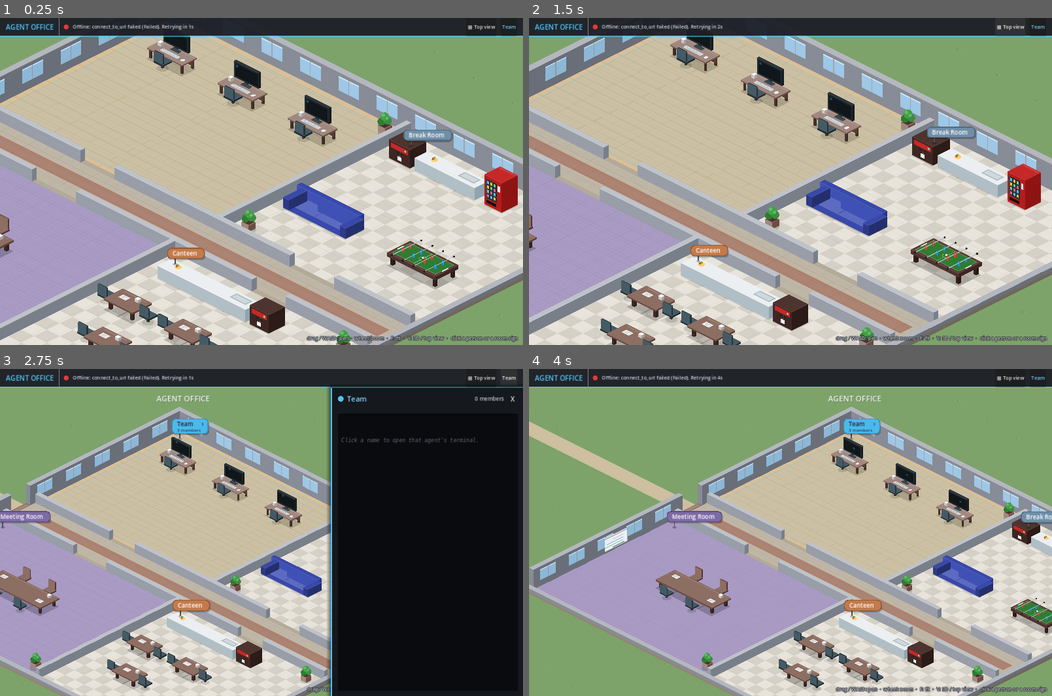
Above: before the commit, frames 1-4 (two rows, left to right).
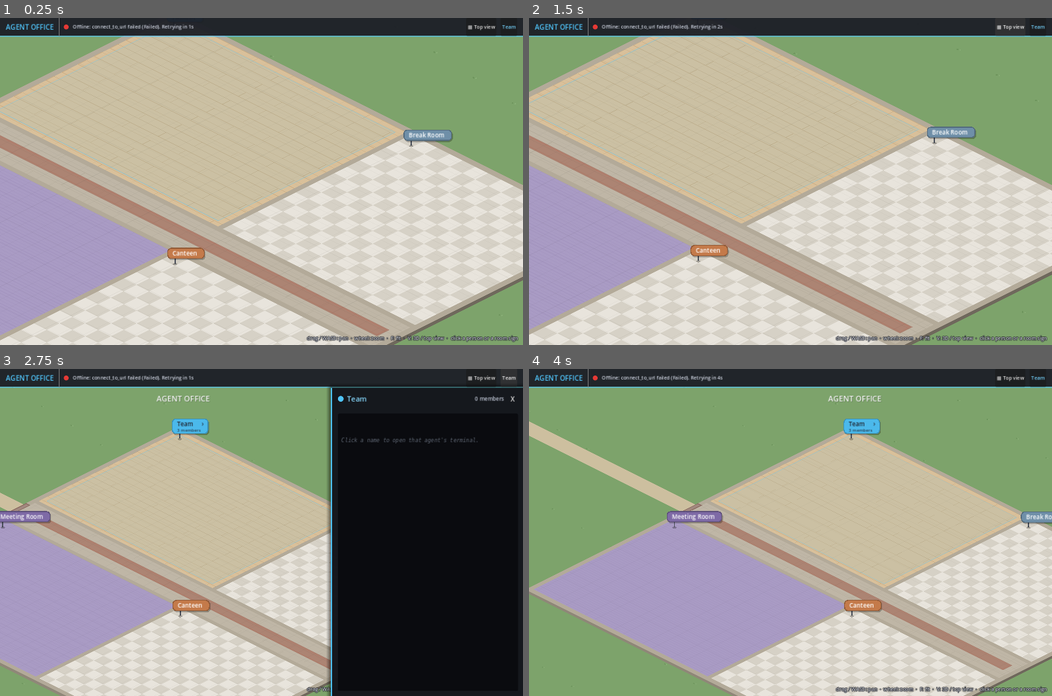
Above: after the commit, the same moments.

Repository: pvella/agentic-corporation
Game: Godot game, scene res://Main.tscn
Two runs of this game, one before a commit and one after it. Both use one fixed random seed, a clock stepped at 60 frames per second and the inputs below.
Inputs (mouse positions are in pixels of both pictures, inside the frame that each line leads up to):
- Up to frame 1 (0.25 s): no input
- Up to frame 2 (1.5 s): click "▦ Top view" at 0.5 s; click "◇ 3D view" at 1.25 s
- Up to frame 3 (2.75 s): click "Team" at 2 s
- Up to frame 4 (4 s): click "X" at 2.75 s; tap A at 3.5 s; drag from (717, 424) to (842, 460) at 3.52 s

The runs differ from the first frame. In frame 1, 28% of the frame differs, in the area x 0-100%, y 5-100%; in frame 2, 27%; in frame 3, 15%; in frame 4, 20%.
Error after the commit: Parse Error: Cannot infer the type of "c" variable because the value doesn't have a set type. (res://Prop.gd:862)

Commit message:
feat: quiet Claude replies for every agent + canteen restyle
Bind all roster agents to claude -p with short role system prompts and
per-agent .office_claude sessions. Terminal shows you> then … then the
reply only (ACK/inbox chatter stays in the harness log). Restyle the
canteen with a sneeze-guard counter, food trays, drinks fridge, menu
board, microwave, bin, place-set tables, and a plate when agents eat.

Diff:
--- a/Agent.gd
+++ b/Agent.gd
@@ -308,6 +308,15 @@
 
 func is_seated_at_desk() -> bool:
 	return current_waypoint == desk and _seat == "desk" and _sit > 0.6 and is_at_destination()
+
+
+## True while the agent is sat at a canteen seat eating (harness text "Eating …").
+func is_eating() -> bool:
+	if _seat != "chair" or _sit < 0.5 or not is_at_destination():
+		return false
+	if current_waypoint.begins_with("Canteen_Seat"):
+		return true
+	return last_text.to_lower().begins_with("eating")
 
 
 func is_away_from_desk() -> bool:
@@ -642,6 +651,8 @@
 		var sw := sin(_walk_phase) * 3.5 * _walk_amount
 		_arm(L, Vector2(-13.5, sh + 7 - sw * 0.5), Vector2(-13 - absf(side) * 1.0, sh + 14 - sw))
 		_arm(R, Vector2(13.5, sh + 7 + sw * 0.5), Vector2(13 + absf(side) * 1.0, sh + 14 + sw))
+	if is_eating():
+		_draw_food_plate(false)
 	_xf_origin = Vector2.ZERO
 
 
@@ -895,7 +906,39 @@
 		var sw := sin(_walk_phase) * 3.5 * _walk_amount
 		_arm(Vector2(-11, sh), Vector2(-13.5, sh + 7 + sw * 0.5), Vector2(-13, sh + 14 + sw))
 		_arm(Vector2(11, sh), Vector2(13.5, sh + 7 - sw * 0.5), Vector2(13, sh + 14 - sw))
+	if is_eating():
+		_draw_food_plate(true)
 	_xf_origin = Vector2.ZERO
+
+
+## Plate of food in front of a diner at the canteen.
+func _draw_food_plate(from_back: bool) -> void:
+	var food_cols := [Color("#ef6c00"), Color("#66bb6a"), Color("#8d6e63"), Color("#ff7043"), Color("#42a5f5"), Color("#fdd835")]
+	var idx := abs(hash(agent_id + last_text)) % food_cols.size()
+	var col: Color = food_cols[idx]
+	# Offset toward the table based on facing.
+	var off := Vector2(0, 10)
+	match _pose_facing:
+		"right":
+			off = Vector2(14, 6)
+		"left":
+			off = Vector2(-14, 6)
+		"up":
+			off = Vector2(0, -8) if from_back else Vector2(0, 10)
+		"down":
+			off = Vector2(0, 10)
+	# Tray
+	_c.draw_rect(Rect2(off.x - 9, off.y - 5, 18, 12), Color("#eceff1"))
+	_c.draw_rect(Rect2(off.x - 9, off.y - 5, 18, 12), Color("#b0bec5"), false, 1.0)
+	# Plate
+	_oval(off + Vector2(-1, 0), 6.5, 4.2, Color("#fafafa"))
+	_oval(off + Vector2(-1, 0), 4.2, 2.8, col)
+	# Garnish
+	_c.draw_circle(off + Vector2(-3, -1), 1.4, Color(1, 1, 1, 0.7))
+	_c.draw_circle(off + Vector2(2, 1), 1.2, col.darkened(0.25))
+	# Cup
+	_c.draw_rect(Rect2(off.x + 5, off.y - 4, 4, 6), Color("#fff8e1"))
+	_c.draw_rect(Rect2(off.x + 5, off.y - 4, 4, 6), Color("#bcaaa4"), false, 1.0)
 
 
 func _draw_phone(p: Vector2, _back: bool) -> void:
--- a/Main.gd
+++ b/Main.gd
@@ -606,11 +606,8 @@
 		"COLLABORATE":
 			_apply_collaborate(msg)
 		"ACK":
-			if drawer.agent and drawer.agent.agent_id == str(msg.get("agent_id", "")):
-				if msg.get("inbox", false):
-					drawer.append_system("in %s's inbox (%d unread)" % [drawer.agent.display_name, int(msg.get("unread", 0))], "#e5c07b")
-				else:
-					drawer.append_system("prompt accepted by harness (queue: %d)" % int(msg.get("queued", 0)), "#56b6c2")
+			# Quiet: terminal already shows you> … then the reply. Keep ACK off the drawer.
+			pass
 		"AGENT_HIRE":
 			_play_hire(msg)
 		"AGENT_FIRE":
--- a/Office.gd
+++ b/Office.gd
@@ -333,21 +333,27 @@
 	areas.append({"kind": "canteen", "rect": r, "theme": "tile", "name": cell.name})
 	signs.append({"room_id": "", "name": str(cell.name), "rect": _sign_rect(r, str(cell.name)), "color": Color("#c47a4a"), "clickable": false})
 	var p := r.position
-	# Kitchen / service counter along the back wall.
-	_prop("counter", Rect2(p.x + 40, p.y + 48, 220, 36))
-	_prop("coffee", Rect2(p.x + 270, p.y + 44, 48, 40))
-	_wp("Canteen_Counter", Vector2(p.x + 150, p.y + 110), "up")
-	# Dining tables with chairs (seats face the table).
+	# Serving counter with sneeze guard + trays of food along the back wall.
+	_prop("counter", Rect2(p.x + 28, p.y + 42, 200, 40), {"set": "canteen"})
+	# Menu board on the wall above / beside the counter.
+	_prop("menu", Rect2(p.x + 40, p.y + 10, 72, 28), {"sort_y": p.y + 20.0})
+	# Drinks fridge, coffee machine, microwave.
+	_prop("fridge", Rect2(p.x + 240, p.y + 36, 40, 52))
+	_prop("coffee", Rect2(p.x + 290, p.y + 44, 48, 40))
+	_prop("microwave", Rect2(p.x + 348, p.y + 52, 36, 28))
+	# Bin near the exit.
+	_prop("bin", Rect2(r.end.x - 40, r.end.y - 56, 22, 22))
+	_wp("Canteen_Counter", Vector2(p.x + 130, p.y + 108), "up")
+	# Long dining tables with chairs and place settings.
 	var tables := [
-		Vector2(p.x + 50, p.y + 180),
-		Vector2(p.x + 200, p.y + 180),
-		Vector2(p.x + 120, p.y + 300),
+		Vector2(p.x + 36, p.y + 170),
+		Vector2(p.x + 200, p.y + 170),
+		Vector2(p.x + 100, p.y + 290),
 	]
 	var seat_i := 1
 	for tpos in tables:
-		var table := Rect2(tpos.x, tpos.y, 72, 48)
-		_prop("table", table)
-		# Two seats per table.
+		var table := Rect2(tpos.x, tpos.y, 96, 52)
+		_prop("table", table, {"set": "canteen"})
 		_wp("Canteen_Seat_%d" % seat_i, Vector2(table.position.x - 18, table.get_center().y), "right", "chair")
 		seat_i += 1
 		_wp("Canteen_Seat_%d" % seat_i, Vector2(table.end.x + 18, table.get_center().y), "left", "chair")
--- a/Prop.gd
+++ b/Prop.gd
@@ -38,7 +38,7 @@
 		position = Iso.to_screen(iso_anchor())
 	else:
 		position = Vector2(rect.position.x, float(d.get("sort_y", rect.end.y))) * Iso.SCALE
-	set_process(kind in ["desk", "foosball", "servers", "coffee", "water", "plant", "vending"])
+	set_process(kind in ["desk", "foosball", "servers", "coffee", "water", "plant", "vending", "fridge", "microwave"])
 
 
 ## World point whose depth (x + y) orders this prop against people.
@@ -83,6 +83,10 @@
 		"bench": _draw_bench()
 		"servers": _draw_servers()
 		"vending": _draw_vending()
+		"fridge": _draw_fridge()
+		"menu": _draw_menu()
+		"microwave": _draw_microwave()
+		"bin": _draw_bin()
 
 
 func _rr(r: Rect2, radius: float, c: Color) -> void:
@@ -443,6 +447,10 @@
 		"servers": _iso_servers()
 		"wall": _iso_wall()
 		"whiteboard": _iso_whiteboard()
+		"fridge": _iso_fridge()
+		"menu": _iso_menu()
+		"microwave": _iso_microwave()
+		"bin": _iso_bin()
 		_: _box(rect, 0, 20, Color("#90a4ae"))
 
 
@@ -526,24 +534,62 @@
 func _iso_counter() -> void:
 	var r := rect
 	var h := 30.0
+	var canteen := str(data.get("set", "")) == "canteen"
 	_floor_shadow(r, 0.12)
-	_box(r, 0, h, Color("#eceff1"), Color("#b0bec5"), Color("#90a4ae"))
+	_box(r, 0, h, Color("#eceff1") if canteen else Color("#eceff1"), Color("#b0bec5"), Color("#90a4ae"))
+	# Stainless front strip for a serving counter.
+	if canteen:
+		_plane_south(r.end.y, h)
+		draw_rect(Rect2(r.position.x + 2, 4, r.size.x - 4, 6), Color("#cfd8dc"))
+		_plane_reset()
 	_plane_top(h)
-	var sink := Rect2(r.end.x - 52, r.position.y + 6, 40, 18)
-	if _in_clip(sink.get_center()):
-		draw_rect(sink, Color("#b0bec5"))
-		draw_rect(sink.grow(-3), Color("#cfd8dc"))
-	_plane_reset()
-	var bowl := Vector2(r.position.x + 30, r.position.y + 14)
-	if _in_clip(bowl):
-		var bp := _p(bowl, h)
-		draw_set_transform(bp, 0, Vector2(1, 0.55) * Iso.SCALE)
-		draw_circle(Vector2.ZERO, 9.0, Color("#ffcc80"))
-		_bb(bp)
-		draw_circle(Vector2(-3, -3), 3.2, Color("#e53935"))
-		draw_circle(Vector2(3, -2), 3.2, Color("#fdd835"))
-		draw_circle(Vector2(0, -5), 3.0, Color("#7cb342"))
+	if canteen:
+		# Trays of food along the counter: pizza, salad, burgers, fruit bowls.
+		var foods := [
+			{"c": Color("#ef6c00"), "label": "pizza"},
+			{"c": Color("#66bb6a"), "label": "salad"},
+			{"c": Color("#8d6e63"), "label": "burgers"},
+			{"c": Color("#ff7043"), "label": "fruit"},
+		]
+		var n := foods.size()
+		for i in n:
+			var fx := r.position.x + 18.0 + i * ((r.size.x - 36.0) / maxf(n - 1, 1))
+			var tray := Rect2(fx - 14, r.position.y + 6, 28, 20)
+			if not _in_clip(tray.get_center()):
+				continue
+			draw_rect(tray, Color("#eceff1"))
+			draw_rect(tray.grow(-2), foods[i].c)
+			# Garnish dots.
+			draw_circle(tray.get_center() + Vector2(-4, -2), 2.2, Color(1, 1, 1, 0.55))
+			draw_circle(tray.get_center() + Vector2(4, 1), 2.0, Color(0, 0, 0, 0.18))
 		_plane_reset()
+		# Sneeze guard (glass panel rising from the counter front).
+		var guard_h := 28.0
+		_plane_south(r.end.y - 2.0, h + guard_h)
+		var glass := Rect2(r.position.x + 6, 2, r.size.x - 12, guard_h - 4)
+		draw_rect(glass, Color(0.75, 0.9, 1.0, 0.28))
+		draw_rect(glass, Color(1, 1, 1, 0.45), false, 1.0)
+		draw_line(Vector2(glass.position.x + 4, glass.position.y + 3), Vector2(glass.position.x + 18, glass.position.y + 3), Color(1, 1, 1, 0.35), 1.0)
+		_plane_reset()
+		# Metal posts holding the guard.
+		for px in [r.position.x + 10.0, r.end.x - 10.0]:
+			draw_line(_p(Vector2(px, r.end.y - 2), h), _p(Vector2(px, r.end.y - 2), h + guard_h), Color("#90a4ae"), 2.0)
+	else:
+		var sink := Rect2(r.end.x - 52, r.position.y + 6, 40, 18)
+		if _in_clip(sink.get_center()):
+			draw_rect(sink, Color("#b0bec5"))
+			draw_rect(sink.grow(-3), Color("#cfd8dc"))
+		_plane_reset()
+		var bowl := Vector2(r.position.x + 30, r.position.y + 14)
+		if _in_clip(bowl):
+			var bp := _p(bowl, h)
+			draw_set_transform(bp, 0, Vector2(1, 0.55) * Iso.SCALE)
+			draw_circle(Vector2.ZERO, 9.0, Color("#ffcc80"))
+			_bb(bp)
+			draw_circle(Vector2(-3, -3), 3.2, Color("#e53935"))
+			draw_circle(Vector2(3, -2), 3.2, Color("#fdd835"))
+			draw_circle(Vector2(0, -5), 3.0, Color("#7cb342"))
+			_plane_reset()
 
 
 func _iso_water() -> void:
@@ -649,23 +695,43 @@
 func _iso_table() -> void:
 	var r := rect
 	var h := 26.0
+	var canteen := str(data.get("set", "")) == "canteen"
 	_floor_shadow(r, 0.2)
 	_legs(r, h - 5, Color("#4e342e"), 6.0, 6.0)
-	_box(r, h - 5, 5, Color("#8d6e63"), Color("#6d4c41"), Color("#5d4037"))
+	_box(r, h - 5, 5, Color("#a1887f") if canteen else Color("#8d6e63"), Color("#6d4c41"), Color("#5d4037"))
 	_plane_top(h)
 	draw_rect(Rect2(r.position.x + 8, r.position.y + 4, r.size.x - 16, 2).intersection(clip), Color(1, 1, 1, 0.15))
-	var n := int(r.size.x / 70.0)
-	for i in n:
-		var px := r.position.x + 24 + i * (r.size.x - 48) / maxf(n - 1, 1)
-		var paper := Rect2(px - 9, r.position.y + 14 + (i % 2) * 22, 18, 13)
-		if _in_clip(paper.get_center()):
-			draw_rect(paper, Color(1, 1, 1, 0.85))
-			draw_line(paper.position + Vector2(3, 4), paper.position + Vector2(14, 4), Color("#90a4ae"), 1.0)
-			draw_line(paper.position + Vector2(3, 8), paper.position + Vector2(11, 8), Color("#90a4ae"), 1.0)
-	_plane_reset()
-	var mug := Vector2(r.end.x - 20, r.position.y + 14)
-	if _in_clip(mug):
-		_box(Rect2(mug - Vector2(4, 4), Vector2(8, 8)), h, 8, Color("#fafafa"))
+	if canteen:
+		# Place settings / trays of food on the dining tables.
+		var foods := [Color("#ef6c00"), Color("#66bb6a"), Color("#8d6e63"), Color("#ff7043"), Color("#42a5f5")]
+		var slots := maxi(2, int(r.size.x / 40.0))
+		for i in slots:
+			var px := r.position.x + 18.0 + i * ((r.size.x - 36.0) / maxf(slots - 1, 1))
+			var py := r.position.y + (14.0 if i % 2 == 0 else 28.0)
+			if not _in_clip(Vector2(px, py)):
+				continue
+			# Tray
+			draw_rect(Rect2(px - 10, py - 7, 20, 14), Color("#eceff1"))
+			# Plate
+			draw_circle(Vector2(px - 2, py), 5.5, Color("#fafafa"))
+			draw_circle(Vector2(px - 2, py), 3.5, foods[i % foods.size()])
+			# Cup
+			draw_rect(Rect2(px + 5, py - 3, 4, 5), Color("#fff8e1"))
+	else:
+		var n := int(r.size.x / 70.0)
+		for i in n:
+			var px := r.position.x + 24 + i * (r.size.x - 48) / maxf(n - 1, 1)
+			var paper := Rect2(px - 9, r.position.y + 14 + (i % 2) * 22, 18, 13)
+			if _in_clip(paper.get_center()):
+				draw_rect(paper, Color(1, 1, 1, 0.85))
+				draw_line(paper.position + Vector2(3, 4), paper.position + Vector2(14, 4), Color("#90a4ae"), 1.0)
+				draw_line(paper.position + Vector2(3, 8), paper.position + Vector2(11, 8), Color("#90a4ae"), 1.0)
+		_plane_reset()
+		var mug := Vector2(r.end.x - 20, r.position.y + 14)
+		if _in_clip(mug):
+			_box(Rect2(mug - Vector2(4, 4), Vector2(8, 8)), h, 8, Color("#fafafa"))
+			return
+	_plane_reset()
 
 
 func _iso_plant() -> void:
@@ -781,3 +847,109 @@
 	draw_rect(Rect2(r.position.y + 80, 8, 26, 20), Color("#ffe082"))
 	draw_rect(Rect2(r.position.y + 10, h - 5, 40, 3), Color("#78909c"))
 	_plane_reset()
+
+
+# ---- canteen extras -----------------------------------------------------------
+func _draw_fridge() -> void:
+	var r := rect
+	_shadow(r)
+	_rr(r, 4, Color("#37474f"))
+	_rr(Rect2(r.position + Vector2(3, 4), r.size - Vector2(6, 10)), 3, Color("#263238"))
+	# Coloured cans / bottles behind glass.
+	var cols := [Color("#e53935"), Color("#1e88e5"), Color("#43a047"), Color("#fdd835"), Color("#8e24aa")]
+	for row in 3:
+		for i in 3:
+			var c := cols[(row + i) % cols.size()]
+			draw_rect(Rect2(r.position.x + 6 + i * 10, r.position.y + 8 + row * 12, 7, 9), c)
+	draw_rect(Rect2(r.position.x + 4, r.end.y - 8, r.size.x - 8, 4), Color("#546e7a"))
+	draw_circle(Vector2(r.end.x - 8, r.position.y + 8), 2.0, Color("#69f0ae") if fmod(_t, 2.0) < 1.5 else Color("#1b5e20"))
+
+
+func _draw_menu() -> void:
+	var r := rect
+	_rr(r, 3, Color("#5d4037"))
+	_rr(r.grow(-3), 2, Color("#fff8e1"))
+	for i in 4:
+		draw_line(r.position + Vector2(6, 7 + i * 5), r.position + Vector2(r.size.x - 8, 7 + i * 5), Color("#8d6e63"), 1.2)
+	draw_rect(Rect2(r.position.x + 4, r.position.y + 2, r.size.x - 8, 4), Color("#ef6c00"))
+
+
+func _draw_microwave() -> void:
+	var r := rect
+	_shadow(r)
+	_rr(r, 3, Color("#546e7a"))
+	_rr(Rect2(r.position + Vector2(3, 4), Vector2(r.size.x * 0.62, r.size.y - 10)), 2, Color("#212121"))
+	draw_rect(Rect2(r.end.x - 12, r.position.y + 6, 6, 8), Color("#90a4ae"))
+	draw_circle(Vector2(r.end.x - 9, r.end.y - 8), 2.0, Color("#ffca28") if fmod(_t, 1.6) < 0.8 else Color("#795548"))
+
+
+func _draw_bin() -> void:
+	var r := rect
+	_shadow(r, 0.12)
+	_rr(r, 3, Color("#455a64"))
+	draw_rect(Rect2(r.position.x + 2, r.position.y - 3, r.size.x - 4, 5), Color("#37474f"))
+	draw_rect(Rect2(r.position.x + 5, r.position.y + 4, r.size.x - 10, 3), Color("#607d8b"))
+
+
+func _iso_fridge() -> void:
+	var r := rect
+	var h := 64.0
+	_floor_shadow(r)
+	_box(r, 0, h, Color("#455a64"), Color("#37474f"), Color("#263238"))
+	_plane_south(r.end.y, h)
+	var glass := Rect2(r.position.x + 4, 6, r.size.x - 10, h - 18)
+	draw_rect(glass, Color("#1c2a33"))
+	var cols := [Color("#e53935"), Color("#1e88e5"), Color("#43a047"), Color("#fdd835"), Color("#8e24aa"), Color("#26c6da")]
+	for row in 4:
+		for i in 2:
+			draw_rect(Rect2(glass.position.x + 4 + i * 12, glass.position.y + 4 + row * 11, 8, 8), cols[(row * 2 + i) % cols.size()])
+		draw_line(Vector2(glass.position.x, glass.position.y + 13 + row * 11), Vector2(glass.end.x, glass.position.y + 13 + row * 11), Color(1, 1, 1, 0.2), 1.0)
+	draw_rect(Rect2(glass.position.x, glass.position.y, 3, glass.size.y), Color(1, 1, 1, 0.15))
+	draw_circle(Vector2(r.end.x - 8, 10), 2.2, Color("#69f0ae") if fmod(_t, 2.0) < 1.5 else Color("#1b5e20"))
+	_plane_reset()
+	_plane_top(h)
+	draw_rect(Rect2(r.position.x + 2, r.position.y + 2, r.size.x - 4, 4), Color(1, 1, 1, 0.12))
+	_plane_reset()
+
+
+func _iso_menu() -> void:
+	var r := rect
+	var h := 40.0
+	# Wall-mounted board: thin box raised off the floor.
+	_box(r, 18, h - 10, Color("#5d4037"), Color("#4e342e"), Color("#3e2723"))
+	_plane_south(r.end.y, 18 + h - 10)
+	var board := Rect2(r.position.x + 3, 4, r.size.x - 6, h - 18)
+	draw_rect(board, Color("#fff8e1"))
+	draw_rect(Rect2(board.position.x, board.position.y, board.size.x, 5), Color("#ef6c00"))
+	for i in 4:
+		draw_line(Vector2(board.position.x + 4, board.position.y + 10 + i * 5), Vector2(board.end.x - 4, board.position.y + 10 + i * 5), Color("#8d6e63"), 1.2)
+	# Price dots
+	for i in 4:
+		draw_circle(Vector2(board.end.x - 7, board.position.y + 10 + i * 5), 1.4, Color("#43a047"))
+	_plane_reset()
+
+
+func _iso_microwave() -> void:
+	var r := rect
+	var h := 28.0
+	_floor_shadow(r, 0.1)
+	_box(r, 8, h, Color("#607d8b"), Color("#546e7a"), Color("#455a64"))
+	_plane_south(r.end.y, 8 + h)
+	var window := Rect2(r.position.x + 4, 6, r.size.x * 0.58, h - 12)
+	draw_rect(window, Color("#212121"))
+	draw_rect(window.grow(-2), Color("#37474f", 0.6))
+	draw_rect(Rect2(r.end.x - 12, 8, 6, 8), Color("#cfd8dc"))
+	draw_circle(Vector2(r.end.x - 9, h - 6), 2.0, Color("#ffca28") if fmod(_t, 1.6) < 0.8 else Color("#795548"))
+	_plane_reset()
+
+
+func _iso_bin() -> void:
+	var r := rect
+	var h := 22.0
+	_floor_shadow(r, 0.12)
+	_box(r, 0, h, Color("#546e7a"), Color("#455a64"), Color("#37474f"))
+	_plane_top(h)
+	draw_rect(Rect2(r.position.x + 2, r.position.y + 2, r.size.x - 4, 4), Color("#263238"))
+	# Lid flap
+	draw_rect(Rect2(r.position.x + 4, r.position.y + 3, r.size.x - 8, 2), Color("#78909c"))
+	_plane_reset()
--- a/agent_cmds.example.json
+++ b/agent_cmds.example.json
@@ -1,7 +1,113 @@
 {
-  "_comment": "Copy to agent_cmds.json (gitignored). Bind office sprites to real CLI runners for --mode live|cli. run-mac.command loads agent_cmds.json automatically when present. Unbound agents still queue prompts to the MCP inbox.",
+  "_comment": "Copy to agent_cmds.json (gitignored). Every office sprite is bound to `claude -p` with a short role system prompt. run-mac.command loads agent_cmds.json automatically. Per-agent Claude sessions live under .office_claude/<agent_id>/.",
   "chief_of_staff": {
     "cmd": "claude -p --output-format text {prompt}",
-    "cwd": "."
+    "cwd": ".",
+    "system": "You are Chief of Staff \u2014 coordinate the office, prioritise work, and give crisp executive answers. in the Agentic Corporation office simulation. Reply in character, briefly (2\u20136 sentences unless asked for more). No tool-use narration, no markdown fences unless needed for code."
+  },
+  "ea": {
+    "cmd": "claude -p --output-format text {prompt}",
+    "cwd": ".",
+    "system": "You are Executive Assistant \u2014 schedule, summarise, and keep the Chief of Staff organised. in the Agentic Corporation office simulation. Reply in character, briefly (2\u20136 sentences unless asked for more). No tool-use narration, no markdown fences unless needed for code."
+  },
+  "android_dev": {
+    "cmd": "claude -p --output-format text {prompt}",
+    "cwd": ".",
+    "system": "You are Android Engineer \u2014 Kotlin/Android app work; short technical answers. in the Agentic Corporation office simulation. Reply in character, briefly (2\u20136 sentences unless asked for more). No tool-use narration, no markdown fences unless needed for code."
+  },
+  "ios_dev": {
+    "cmd": "claude -p --output-format text {prompt}",
+    "cwd": ".",
+    "system": "You are iOS Engineer \u2014 Swift/iOS app work; short technical answers. in the Agentic Corporation office simulation. Reply in character, briefly (2\u20136 sentences unless asked for more). No tool-use narration, no markdown fences unless needed for code."
+  },
+  "systems_architect": {
+    "cmd": "claude -p --output-format text {prompt}",
+    "cwd": ".",
+    "system": "You are Systems Architect \u2014 design systems and trade-offs; clear diagrams-in-words. in the Agentic Corporation office simulation. Reply in character, briefly (2\u20136 sentences unless asked for more). No tool-use narration, no markdown fences unless needed for code."
+  },
+  "aws_devops": {
+    "cmd": "claude -p --output-format text {prompt}",
+    "cwd": ".",
+    "system": "You are DevOps Engineer \u2014 AWS, CI/CD, infra; concise ops guidance. in the Agentic Corporation office simulation. Reply in character, briefly (2\u20136 sentences unless asked for more). No tool-use narration, no markdown fences unless needed for code."
+  },
+  "product_manager": {
+    "cmd": "claude -p --output-format text {prompt}",
+    "cwd": ".",
+    "system": "You are Product Manager \u2014 scope, prioritise, and write crisp product answers. in the Agentic Corporation office simulation. Reply in character, briefly (2\u20136 sentences unless asked for more). No tool-use narration, no markdown fences unless needed for code."
+  },
+  "graphic_artist": {
+    "cmd": "claude -p --output-format text {prompt}",
+    "cwd": ".",
+    "system": "You are Graphic Designer \u2014 visual design feedback and creative direction. in the Agentic Corporation office simulation. Reply in character, briefly (2\u20136 sentences unless asked for more). No tool-use narration, no markdown fences unless needed for code."
+  },
+  "arch_diagrams": {
+    "cmd": "claude -p --output-format text {prompt}",
+    "cwd": ".",
+    "system": "You are Diagram Specialist \u2014 turn systems into clear architecture diagrams (describe them). in the Agentic Corporation office simulation. Reply in character, briefly (2\u20136 sentences unless asked for more). No tool-use narration, no markdown fences unless needed for code."
+  },
+  "modeller_3d": {
+    "cmd": "claude -p --output-format text {prompt}",
+    "cwd": ".",
+    "system": "You are 3D Artist \u2014 modelling, materials, and scene setup advice. in the Agentic Corporation office simulation. Reply in character, briefly (2\u20136 sentences unless asked for more). No tool-use narration, no markdown fences unless needed for code."
+  },
+  "trailer_studio": {
+    "cmd": "claude -p --output-format text {prompt}",
+    "cwd": ".",
+    "system": "You are Trailer Producer \u2014 short-form trailer / video production guidance. in the Agentic Corporation office simulation. Reply in character, briefly (2\u20136 sentences unless asked for more). No tool-use narration, no markdown fences unless needed for code."
+  },
+  "support_desk": {
+    "cmd": "claude -p --output-format text {prompt}",
+    "cwd": ".",
+    "system": "You are Support Lead \u2014 triage issues and give helpful customer-facing replies. in the Agentic Corporation office simulation. Reply in character, briefly (2\u20136 sentences unless asked for more). No tool-use narration, no markdown fences unless needed for code."
+  },
+  "odoo_bot": {
+    "cmd": "claude -p --output-format text {prompt}",
+    "cwd": ".",
+    "system": "You are ERP Specialist \u2014 Odoo configuration and workflows. in the Agentic Corporation office simulation. Reply in character, briefly (2\u20136 sentences unless asked for more). No tool-use narration, no markdown fences unless needed for code."
+  },
+  "community3008_odoo": {
+    "cmd": "claude -p --output-format text {prompt}",
+    "cwd": ".",
+    "system": "You are Community ERP \u2014 Community3008 Odoo support. in the Agentic Corporation office simulation. Reply in character, briefly (2\u20136 sentences unless asked for more). No tool-use narration, no markdown fences unless needed for code."
+  },
+  "seo_aeo_desk": {
+    "cmd": "claude -p --output-format text {prompt}",
+    "cwd": ".",
+    "system": "You are SEO / AEO Lead \u2014 search and answer-engine optimisation advice. in the Agentic Corporation office simulation. Reply in character, briefly (2\u20136 sentences unless asked for more). No tool-use narration, no markdown fences unless needed for code."
+  },
+  "outbound_prospecting": {
+    "cmd": "claude -p --output-format text {prompt}",
+    "cwd": ".",
+    "system": "You are Outbound Lead \u2014 prospecting copy and outreach strategy. in the Agentic Corporation office simulation. Reply in character, briefly (2\u20136 sentences unless asked for more). No tool-use narration, no markdown fences unless needed for code."
+  },
+  "finance_bot": {
+    "cmd": "claude -p --output-format text {prompt}",
+    "cwd": ".",
+    "system": "You are Finance Manager \u2014 budgets, invoices, and financial summaries. Keep replies short and clear. in the Agentic Corporation office simulation. Reply in character, briefly (2\u20136 sentences unless asked for more). No tool-use narration, no markdown fences unless needed for code."
+  },
+  "retirement": {
+    "cmd": "claude -p --output-format text {prompt}",
+    "cwd": ".",
+    "system": "You are Retirement Planner \u2014 retirement planning and superannuation guidance. in the Agentic Corporation office simulation. Reply in character, briefly (2\u20136 sentences unless asked for more). No tool-use narration, no markdown fences unless needed for code."
+  },
+  "alma_doepel": {
+    "cmd": "claude -p --output-format text {prompt}",
+    "cwd": ".",
+    "system": "You are Sail Training Lead \u2014 Alma Doepel sail-training programme. in the Agentic Corporation office simulation. Reply in character, briefly (2\u20136 sentences unless asked for more). No tool-use narration, no markdown fences unless needed for code."
+  },
+  "travel_advisor": {
+    "cmd": "claude -p --output-format text {prompt}",
+    "cwd": ".",
+    "system": "You are Travel Advisor \u2014 itineraries and travel logistics. in the Agentic Corporation office simulation. Reply in character, briefly (2\u20136 sentences unless asked for more). No tool-use narration, no markdown fences unless needed for code."
+  },
+  "dr_eggbot": {
+    "cmd": "claude -p --output-format text {prompt}",
+    "cwd": ".",
+    "system": "You are Recruiter / HR \u2014 hiring, roleboarding, and people ops. in the Agentic Corporation office simulation. Reply in character, briefly (2\u20136 sentences unless asked for more). No tool-use narration, no markdown fences unless needed for code."
+  },
+  "ai_research_g3_mn690": {
+    "cmd": "claude -p --output-format text {prompt}",
+    "cwd": ".",
+    "system": "You are AI Researcher \u2014 research summaries and experiment design. in the Agentic Corporation office simulation. Reply in character, briefly (2\u20136 sentences unless asked for more). No tool-use narration, no markdown fences unless needed for code."
   }
 }
Not shown, changed: CHANGE_NOTES.md
